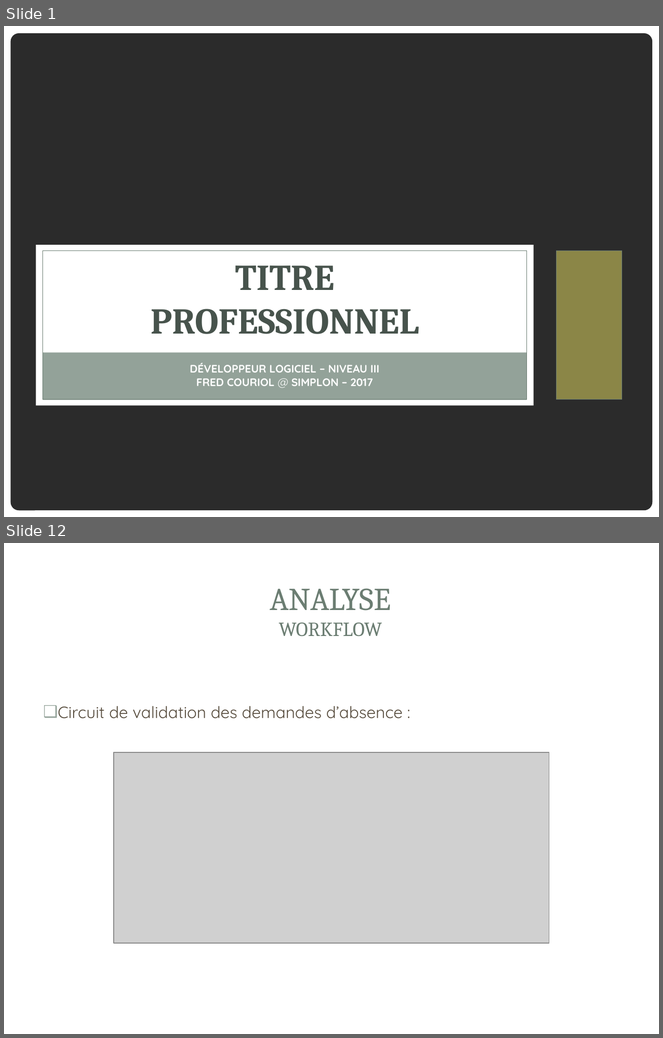
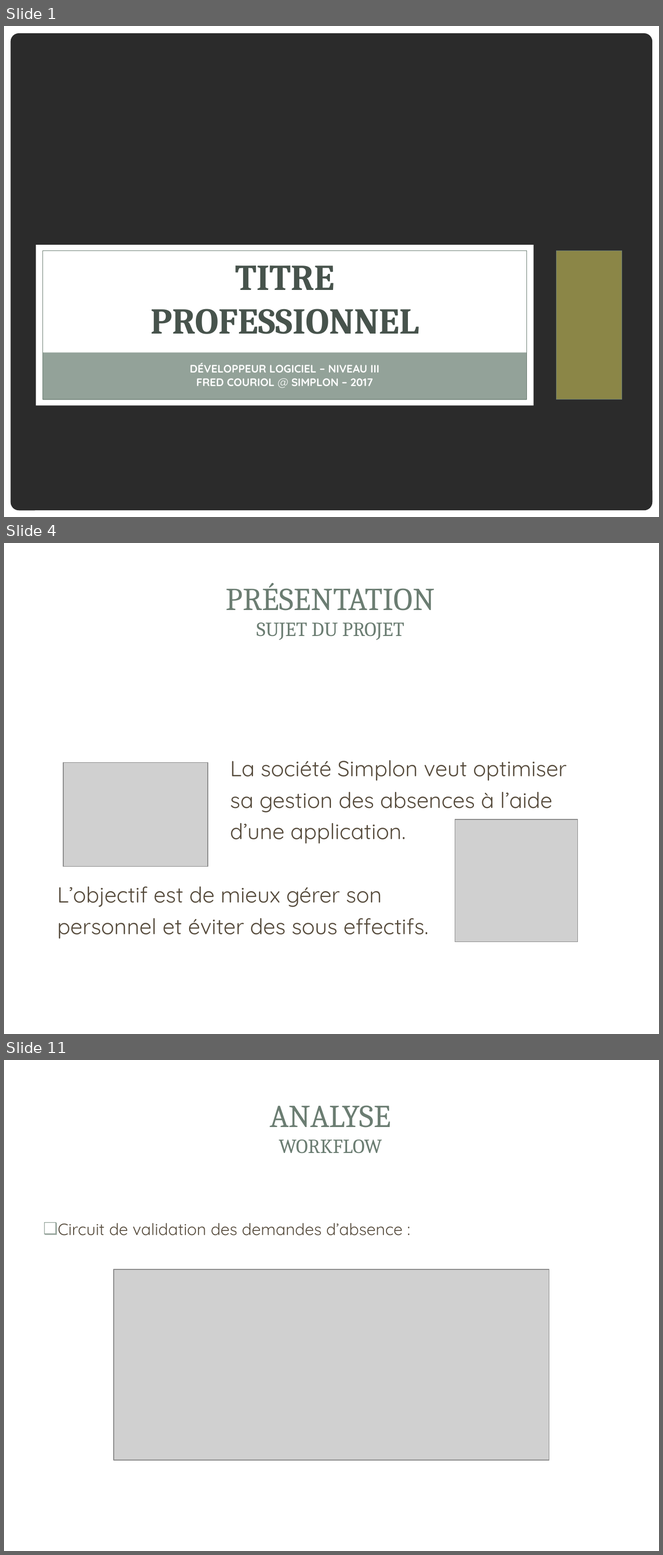
Before and after one commit to gestionsAbsences/gestionAbsences, a slide deck: Projet/Dossier/Fred/COURIOL_Fred_Présentation.ppt. Shown one above the other, each under a label of ours: slides 1 and 12 before the commit, slides 1, 4 and 11 after it; the slides between them are not shown. The pictures are 663x1038 and 663x1555 pixels, drawn with LibreOffice and Linux fonts; fonts in the diff are those of the drawing; grey boxes stand for pictures; background and template pictures are left out; a plain dark background stands for a picture behind light text. Boxes give left, top, right and bottom in pixels: in the first picture for what was removed or moved away, otherwise in the second. Text is boxed around its words. In the diff, an @@ line names an element or a change of style, - is before the commit and + after.

```diff
--- a/Projet/Dossier/Fred/COURIOL_Fred_Présentation.ppt
+++ b/Projet/Dossier/Fred/COURIOL_Fred_Présentation.ppt
@@ slide 4 added at <box>4,543,659,1034</box>, background picture (left out); not listed: 2 template elements that a slide beside it also shows @@
@@ title added at <box>226,583,435,640</box>, 22 pt, text #6B7D72 @@
+PRÉSENTATION
+SUJET DU PROJET
@@ text added at <box>57,760,567,939</box>, 24 pt, text #564B3C @@
+La société Simplon veut optimiser
+sa gestion des absences à l’aide
+d’une application.
+L’objectif est de mieux gérer son
+personnel et éviter des sous effectifs.
@@ picture added at <box>63,763,208,866</box> @@
@@ picture added at <box>455,820,578,942</box> @@
@@ what was slide 12 is now slide 11 @@
```
Also in this commit, not shown: 4 slides changed, 4 other slides added, 10 slides removed, 3 other files.
